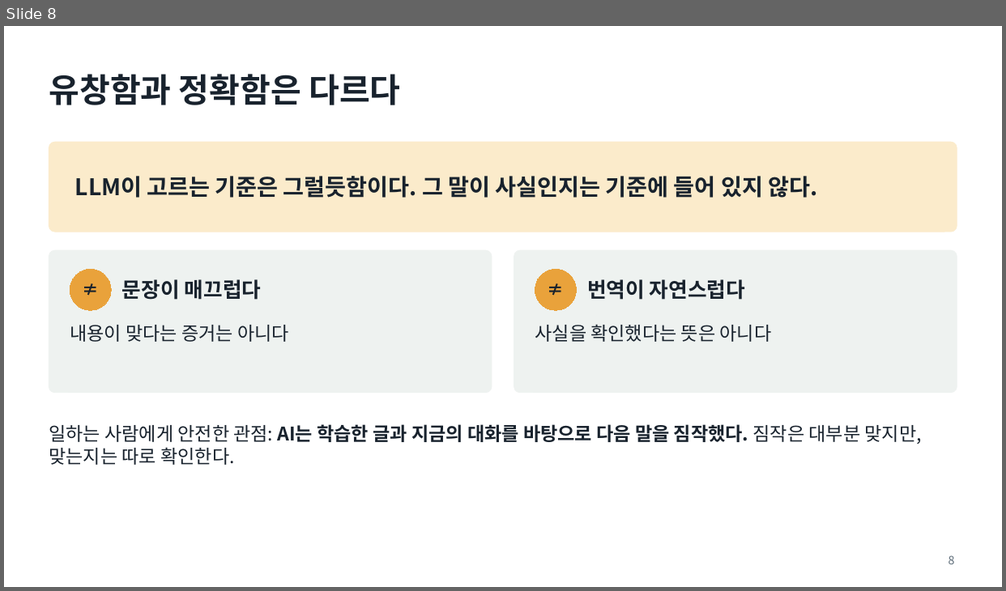
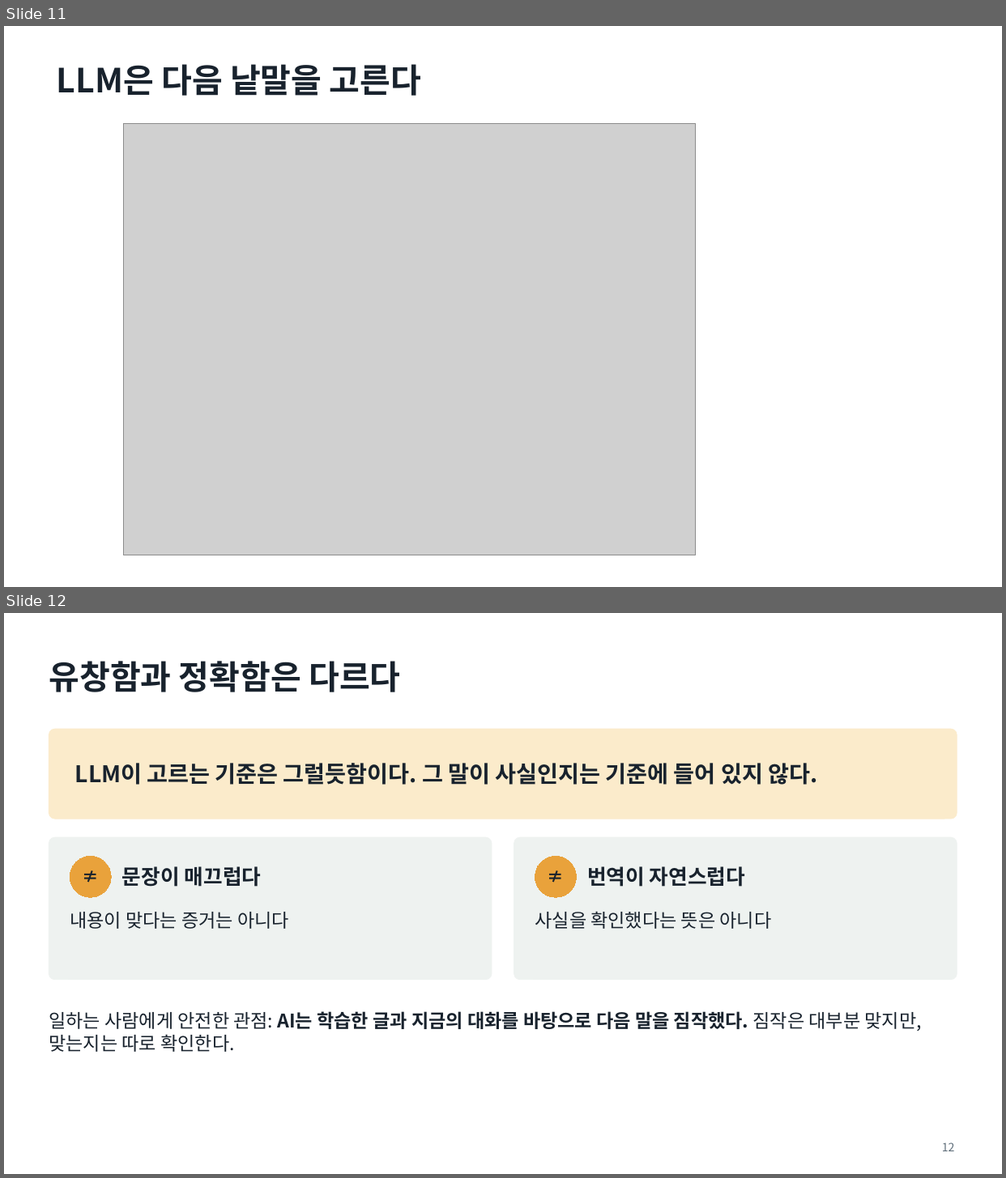
Before and after one commit to aplaxas/AI-Harness, a slide deck: courses/ai-for-work/1-week/decks/1주차-AI와-일하는-법.pptx. Shown one above the other, each under a label of ours: slide 8 before the commit, slides 11 and 12 after it. The pictures are 1006x591 and 1006x1178 pixels, drawn with LibreOffice and Linux fonts; fonts in the diff are those of the drawing; grey boxes stand for pictures. Boxes give left, top, right and bottom in pixels: in the first picture for what was removed or moved away, otherwise in the second. Text is boxed around its words. In the diff, an @@ line names an element or a change of style, - is before the commit and + after.

```diff
--- a/courses/ai-for-work/1-week/decks/1주차-AI와-일하는-법.pptx
+++ b/courses/ai-for-work/1-week/decks/1주차-AI와-일하는-법.pptx
@@ slide 11 added at (4, 26, 1002, 587), background #FFFFFF @@
@@ title added at (57, 64, 421, 96), 32 pt, text #18222D, bold @@
+LLM은 다음 낱말을 고른다
@@ picture added at (124, 123, 696, 556) @@
@@ what was slide 8 is now slide 12 @@
@@ page number at (942, 1143, 955, 1152): text changed @@
-8
+12
```
Also in this commit, not shown: 1 slide changed, 3 other slides added, 2 other files.
